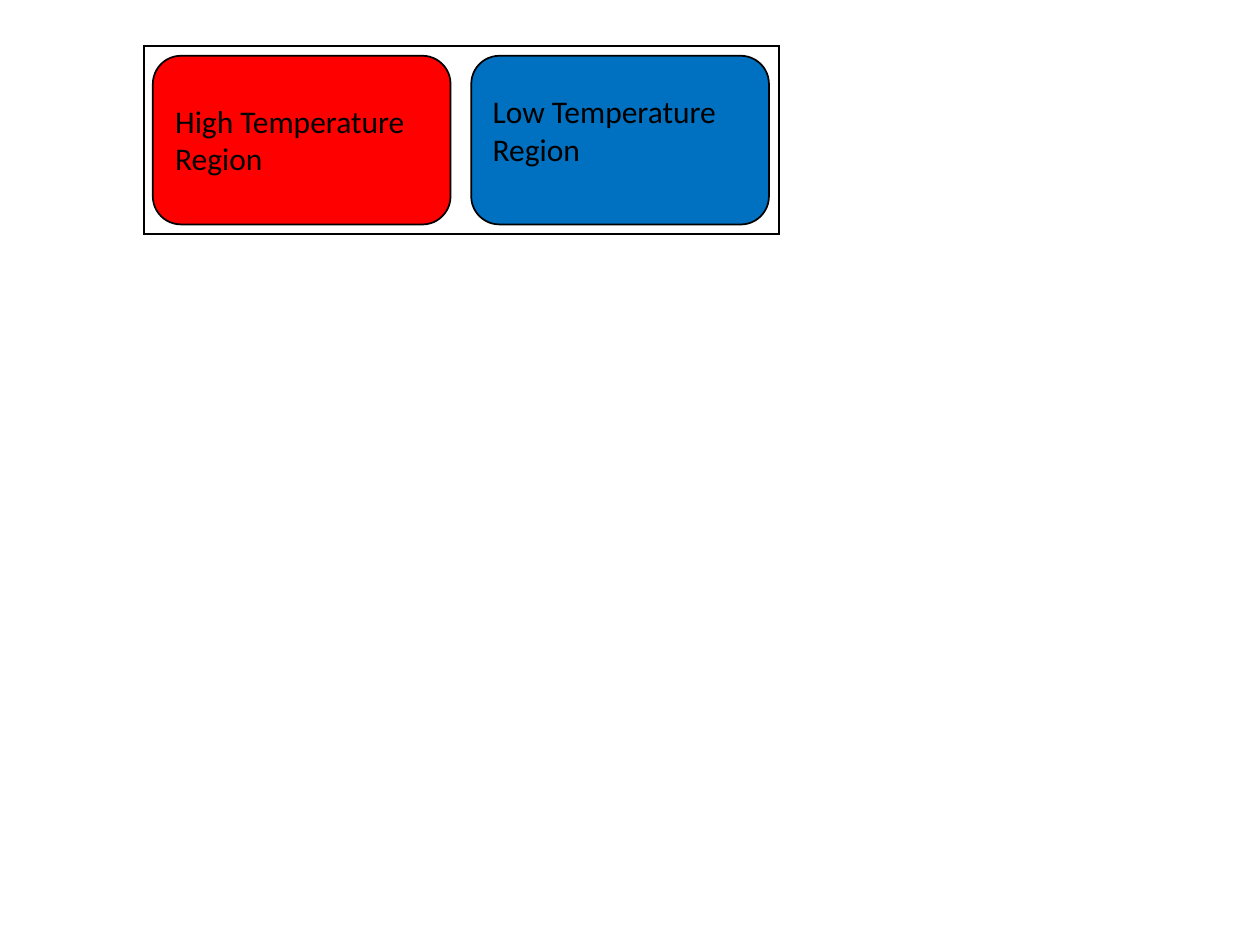
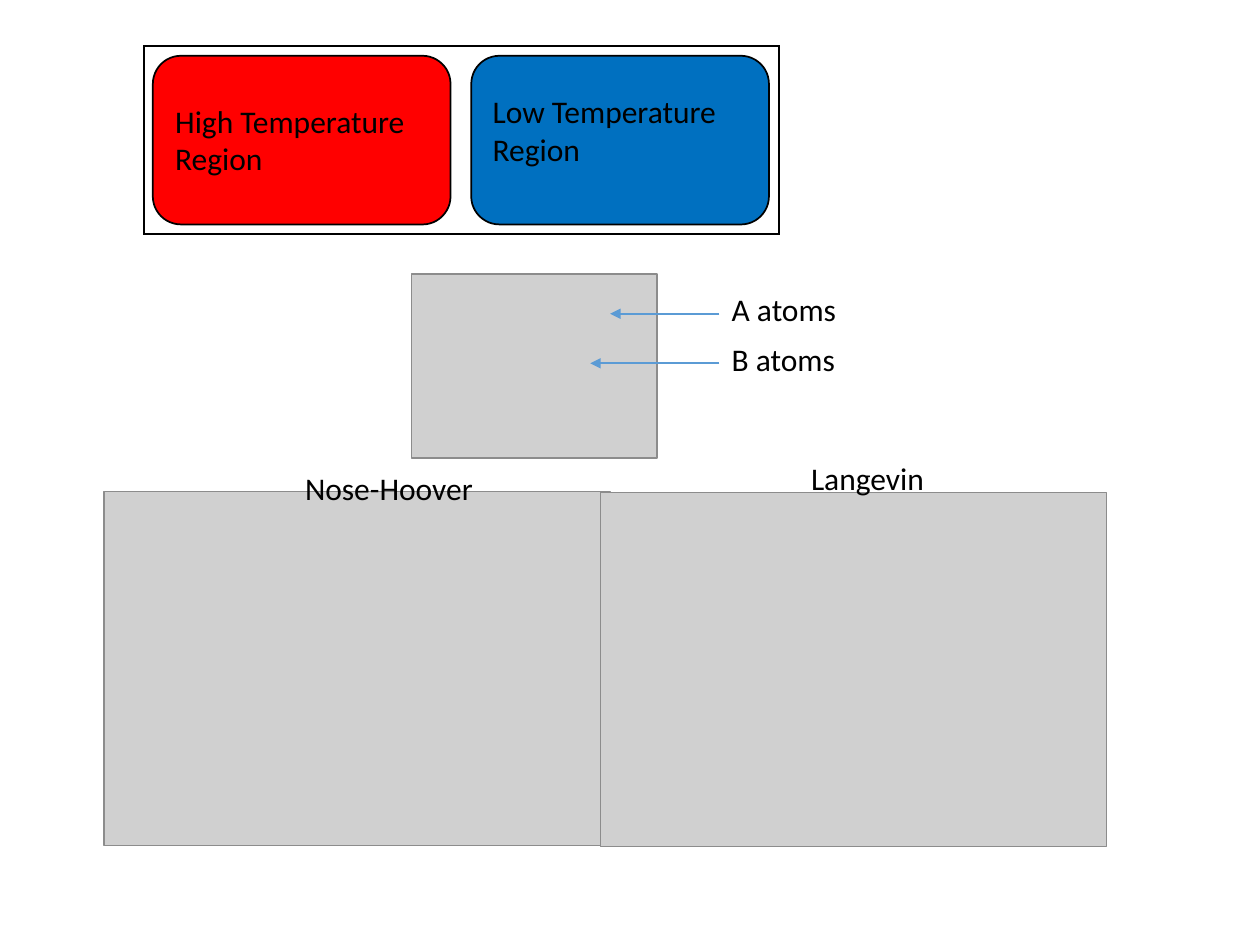
Before and after one commit to kaityo256/md2019, a slide deck: slide 3 of ergodic/fig.pptx. Drawn at 1260x945 pixels with LibreOffice and Linux fonts; fonts in the diff are those of the drawing; grey boxes stand for pictures. Boxes give left, top, right and bottom in pixels: in the first picture for what was removed or moved away, otherwise in the second. Text is boxed around its words. In the diff, an @@ line names an element or a change of style, - is before the commit and + after.

```diff
--- a/ergodic/fig.pptx
+++ b/ergodic/fig.pptx
@@ picture added at [412,275,658,459] @@
@@ arrow added from (719, 314) to (610, 314), #5B9BD5 1 pt @@
@@ text added at [732,300,836,322], 18 pt, text #000000 @@
+A atoms
@@ text added at [732,350,835,372], 18 pt, text #000000 @@
+B atoms
@@ arrow added from (719, 363) to (591, 363), #5B9BD5 1 pt @@
@@ text added at [305,473,473,501], 18 pt, text #000000 @@
+Nose-Hoover
@@ text added at [811,468,924,497], 18 pt, text #000000 @@
+Langevin
@@ picture added at [105,491,611,845] @@
@@ picture added at [600,493,1106,847] @@
```
Also in this commit, not shown: 2 other files.
